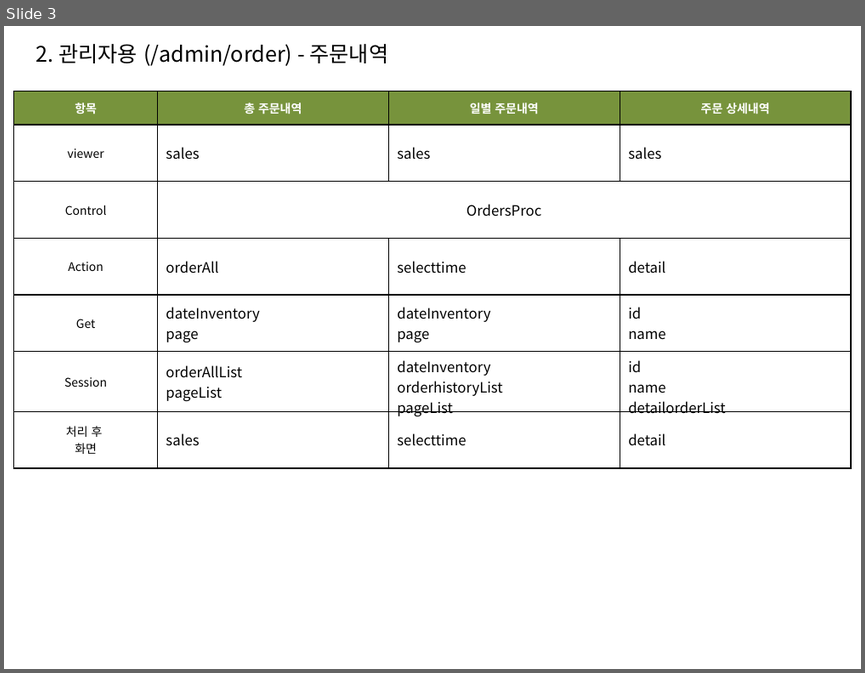
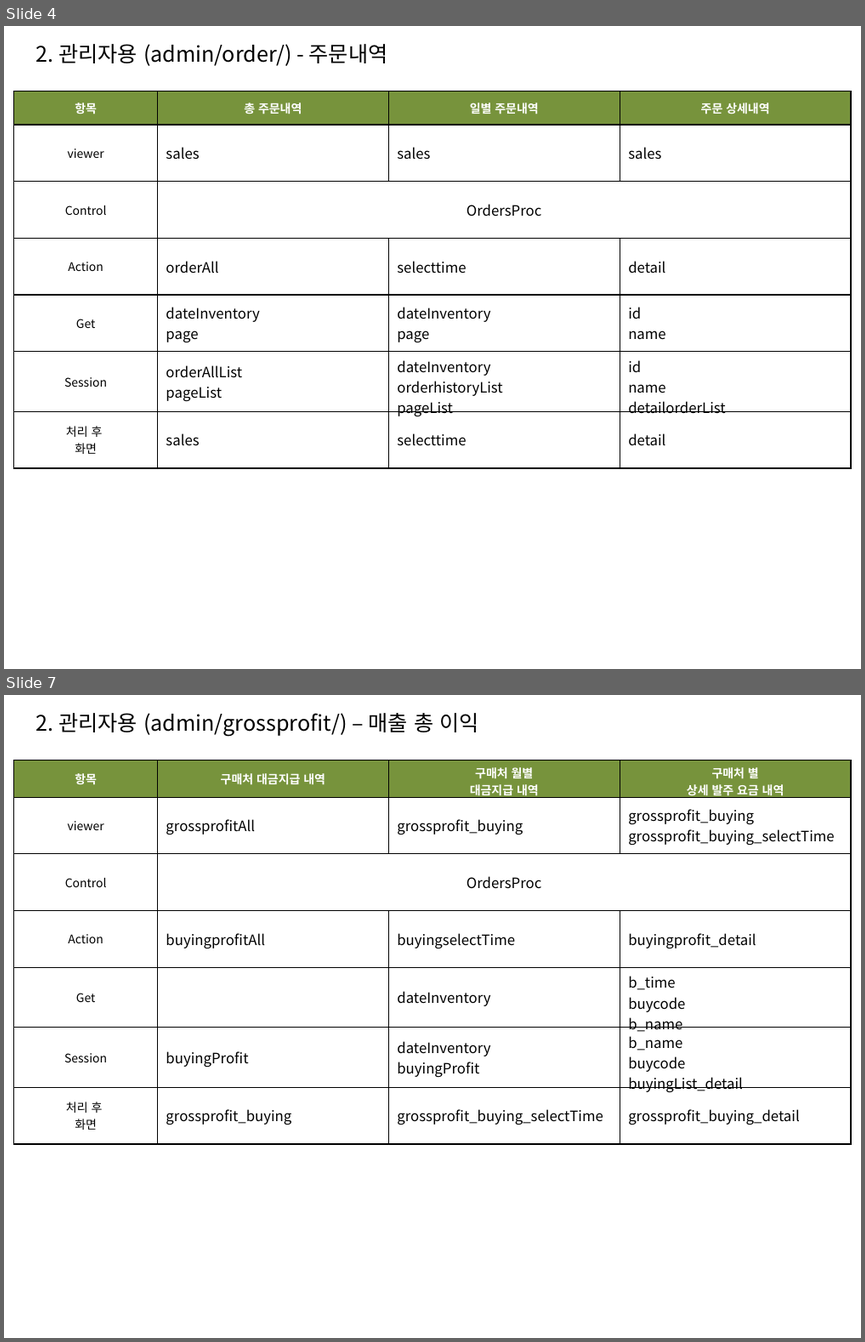
Before and after one commit to sec9590/Project_FullFillment, a slide deck: YellowContainer_MVC.pptx. Shown one above the other, each under a label of ours: slide 3 before the commit, slides 4 and 7 after it; the slides between them are not shown. The pictures are 865x673 and 865x1342 pixels, drawn with LibreOffice and Linux fonts; fonts in the diff are those of the drawing. Boxes give left, top, right and bottom in pixels: in the first picture for what was removed or moved away, otherwise in the second. Text is boxed around its words. In the diff, an @@ line names an element or a change of style, - is before the commit and + after.

```diff
--- a/YellowContainer_MVC.pptx
+++ b/YellowContainer_MVC.pptx
@@ slide 7 added at bbox=[4, 695, 861, 1338], background #FFFFFF @@
@@ text added at bbox=[36, 713, 478, 737], 18 pt, text #000000 @@
+2. 관리자용 (admin/grossprofit/) – 매출 총 이익
@@ table added at bbox=[14, 760, 851, 1144], 7 rows, 4 columns @@
+항목 | 구매처 대금지급 내역 | 구매처 월별 / 대금지급 내역 | 구매처 별 / 상세 발주 요금 내역
+viewer | grossprofitAll | grossprofit_buying | grossprofit_buying / grossprofit_buying_selectTime
+Control | OrdersProc |  | 
+Action | buyingprofitAll | buyingselectTime | buyingprofit_detail
+Get |  | dateInventory | b_time / buycode / b_name
+Session | buyingProfit | dateInventory / buyingProfit | b_name / buycode / buyingList_detail
+처리 후 / 화면 | grossprofit_buying | grossprofit_buying_selectTime | grossprofit_buying_detail
@@ what was slide 3 is now slide 4 @@
@@ slide 4 changed as well @@
@@ text at bbox=[36, 44, 388, 66]: text changed @@
-2. 관리자용 (/admin/order) - 주문내역
+2. 관리자용 (admin/order/) - 주문내역
```
Also in this commit, not shown: 4 other slides changed, 4 other slides added, 9 other files.
